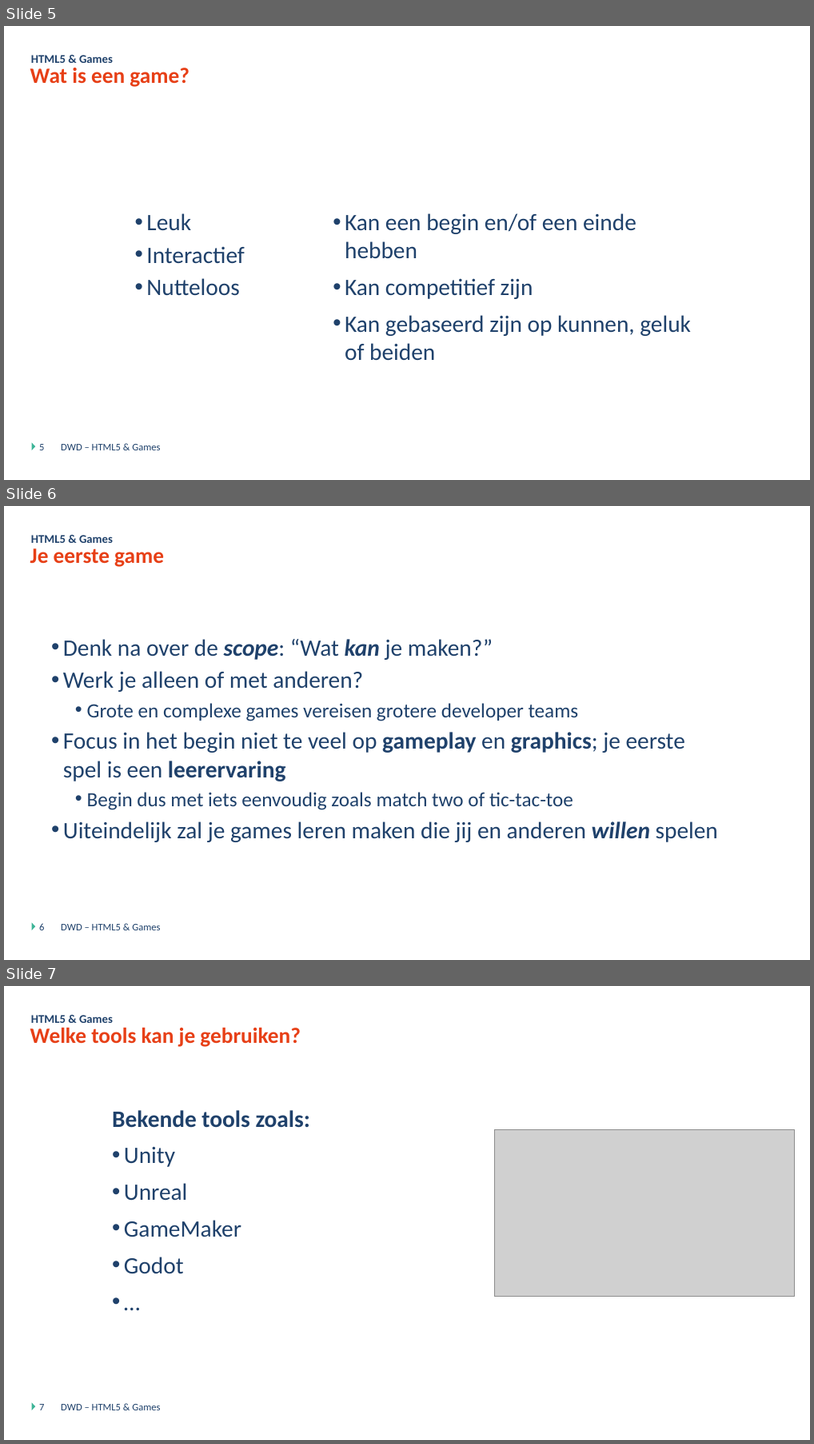
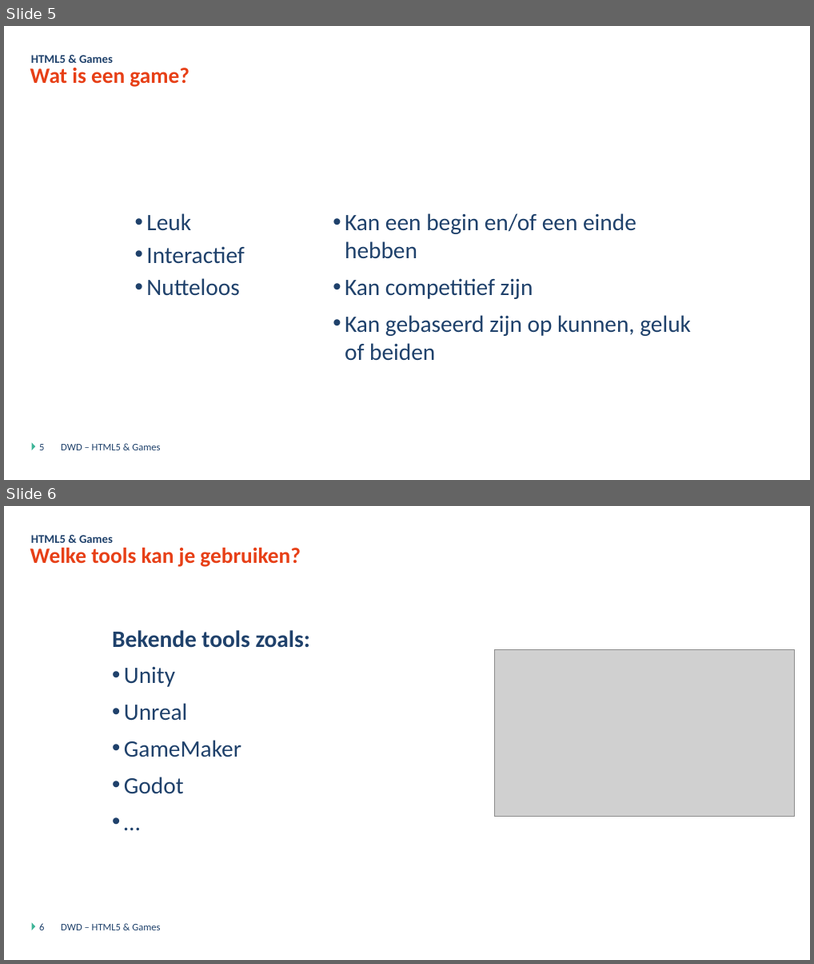
Before and after one commit to DmitriyVdE/Odisee_Bru_Dyn_Web_Dev_Opdracht, a slide deck: DWD - Javascript Games - Theorie.pptx. Shown one above the other, each under a label of ours: slides 5, 6 and 7 before the commit, slides 5 and 6 after it. The pictures are 814x1444 and 814x964 pixels, drawn with LibreOffice and Linux fonts; fonts in the diff are those of the drawing; grey boxes stand for pictures; background and template pictures are left out. Boxes give left, top, right and bottom in pixels: in the first picture for what was removed or moved away, otherwise in the second. Text is boxed around its words. In the diff, an @@ line names an element or a change of style, - is before the commit and + after.

```diff
--- a/DWD - Javascript Games - Theorie.pptx
+++ b/DWD - Javascript Games - Theorie.pptx
@@ slide 6 removed at (x1=4, y1=506, x2=810, y2=960), background #FFFFFF; not listed: 1 template element that a slide beside it also shows @@
@@ title removed at (x1=30, y1=548, x2=164, y2=567) @@
-Je eerste game
@@ text removed at (x1=31, y1=535, x2=113, y2=543) @@
-HTML5 & Games
@@ text removed at (x1=63, y1=639, x2=718, y2=842) @@
-  • Denk na over de scope: “Wat kan je maken?”
-  • Werk je alleen of met anderen?
-    • Grote en complexe games vereisen grotere developer teams
-  • Focus in het begin niet te veel op gameplay en graphics; je eerste spel is een leerervaring
-    • Begin dus met iets eenvoudig zoals match two of tic-tac-toe
-  • Uiteindelijk zal je games leren maken die jij en anderen willen spelen
@@ page number removed at (x1=39, y1=923, x2=44, y2=930) @@
-6
@@ text removed at (x1=61, y1=924, x2=160, y2=930) @@
-DWD – HTML5 & Games
@@ what was slide 7 is now slide 6 @@
@@ page number at (x1=39, y1=923, x2=44, y2=930): text changed @@
-7
+6
```
Also in this commit, not shown: 3 slides changed, 1 slide added, 2 other slides removed, 11 other files.
